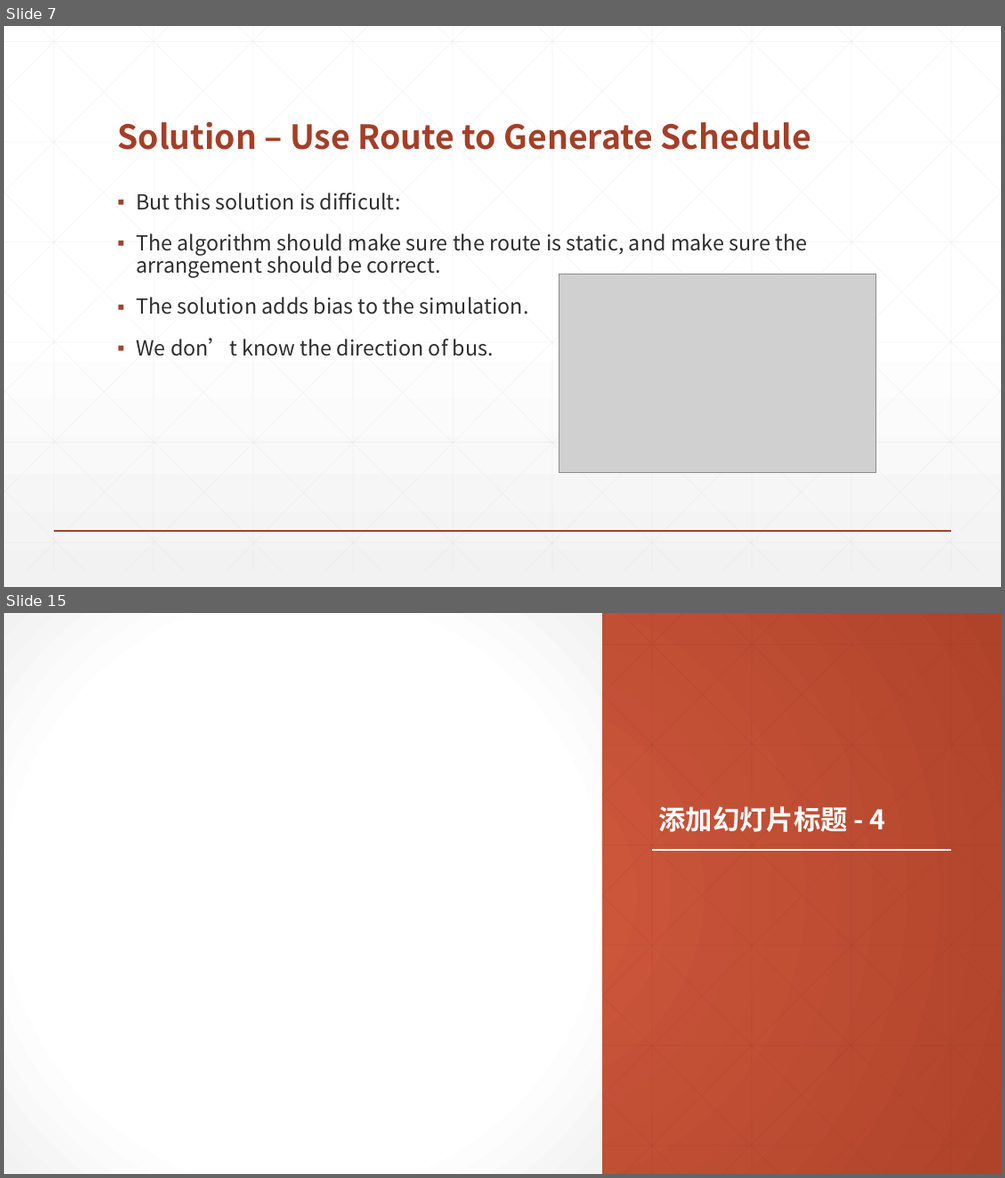
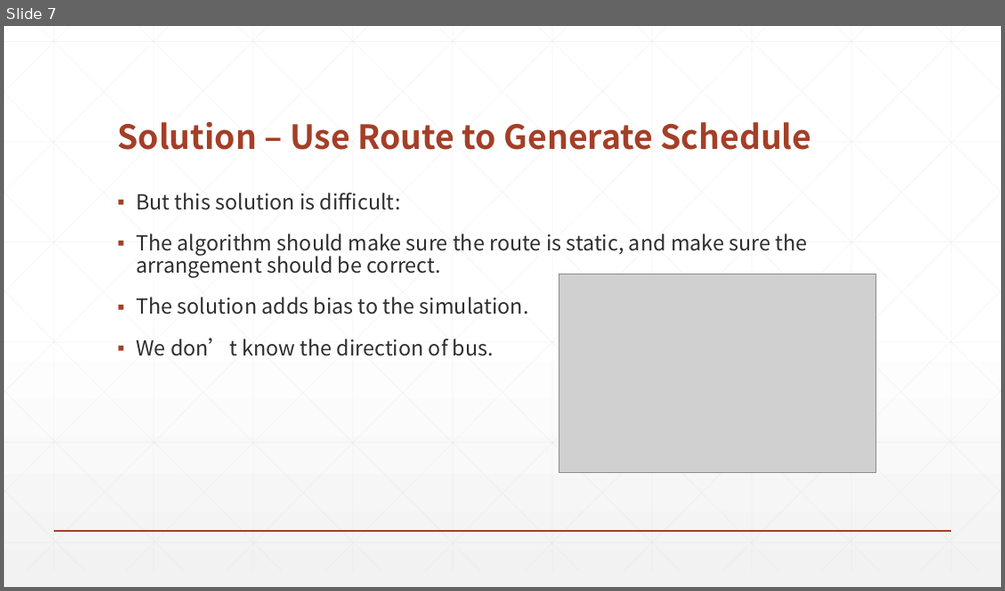
Before and after one commit to Lyther/Cargo-impl, a slide deck: Document/Innovation-project/pre-final.pptx. Shown one above the other, each under a label of ours: slides 7 and 15 before the commit, slide 7 after it; the slides between them are not shown. The pictures are 1005x1178 and 1005x591 pixels, drawn with LibreOffice and Linux fonts; fonts in the diff are those of the drawing; grey boxes stand for pictures. Boxes give left, top, right and bottom in pixels: in the first picture for what was removed or moved away, otherwise in the second. Text is boxed around its words. In the diff, an @@ line names an element or a change of style, - is before the commit and + after.

```diff
--- a/Document/Innovation-project/pre-final.pptx
+++ b/Document/Innovation-project/pre-final.pptx
@@ slide 15 removed at [4,613,1001,1174], background gradient #D15A3E to #AF432A @@
@@ rectangle removed at [4,613,602,1174] @@
@@ title removed at [658,806,886,832] @@
-添加幻灯片标题 - 4
@@ line removed from (652, 850) to (952, 850) @@
@@ group removed at [4,613,1001,1174]: 46 lines @@
```
Also in this commit, not shown: 4 slides added, 8 other slides removed, 2 other files.
